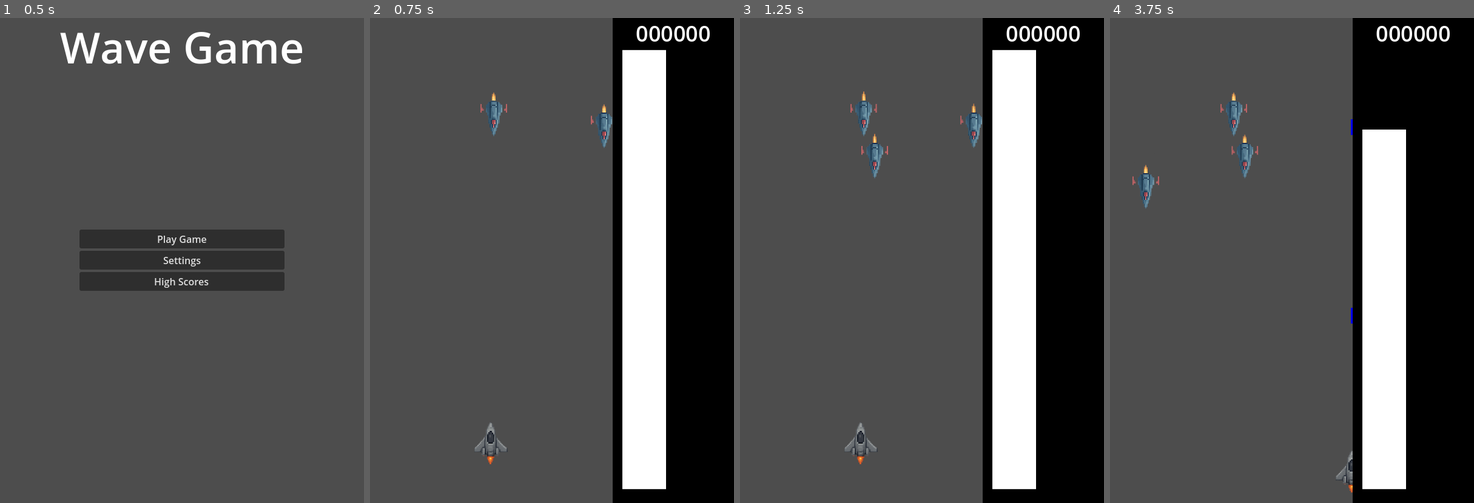
Above: before the commit, frames 1-4 (left to right).
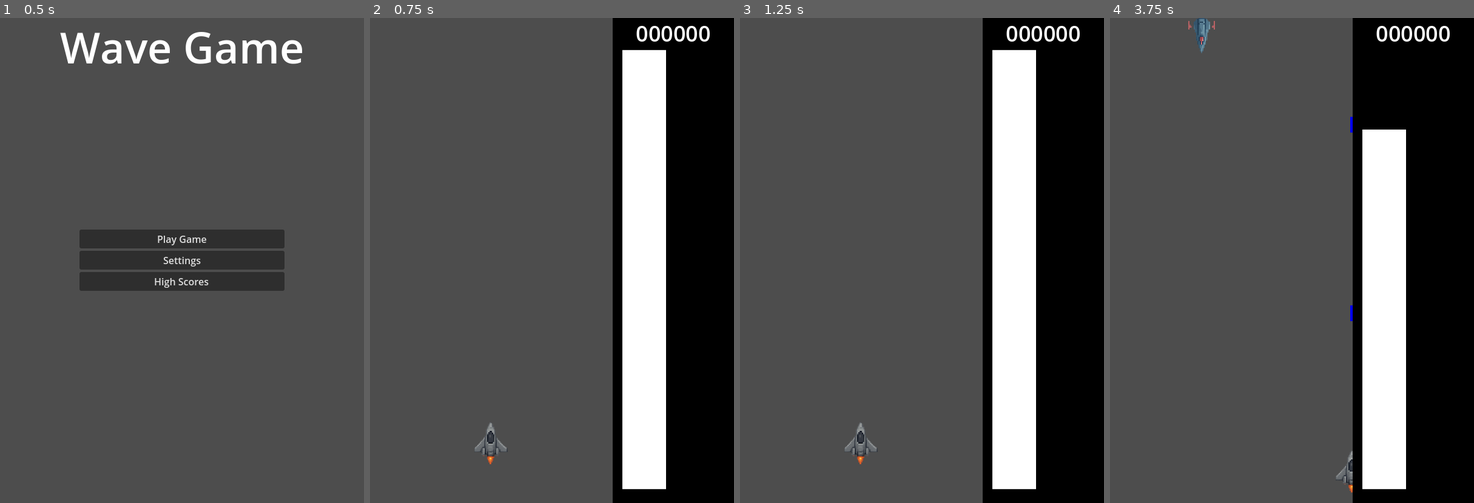
Above: after the commit, the same moments.

Repository: parkernalch/wave-jam
Game: Godot game, scene res://Scenes/Menus/menus.tscn
The game is run twice, just before and just after one commit, with the same random seed, the same clock (stepped at 60 frames per second) and the same inputs. The engine's default icon, where the game draws it, is replaced by a stand-in: a white triangle on a blue panel in a dark square.
Inputs (mouse positions are in pixels of both pictures, inside the frame that each line leads up to):
- Up to frame 1 (0.5 s): no input
- Up to frame 2 (0.75 s): click "Play Game" at 0.5 s
- Up to frame 3 (1.25 s): no input
- Up to frame 4 (3.75 s): move the mouse to (1372, 236) at 1.27 s; hold D (right) 1.28-2.03 s; hold Shift (boost) 1.28-2.03 s; move the mouse to (1219, 284) at 2.02 s; hold S (down) 2.03-2.78 s; click (1219, 284) at 2.1 s; move the mouse to (1328, 153) at 2.77 s; hold D (right) 2.78-3.53 s; hold Right mouse button (shoot) 2.78-3.53 s; move the mouse to (1273, 357) at 3.52 s; hold W (up) from 3.53 s (still down); tap Shift (boost) at 3.6 s

Frame 1 is identical in both runs. In frame 2, 0.5% of the frame differs, in the area x 30-67%, y 15-27%; in frame 3, 0.7%; in frame 4, 1.0%, in the area x 6-67%, y 0-63%.

Commit message:
Added EnemySpawner

Diff:
--- a/Entities/Enemy/Enemy.tscn
+++ b/Entities/Enemy/Enemy.tscn
@@ -49,8 +49,51 @@
 [sub_resource type="RectangleShape2D" id="RectangleShape2D_bkf3j"]
 size = Vector2(14.666668, 20.333334)
 
+[sub_resource type="Animation" id="Animation_flgk0"]
+length = 0.001
+tracks/0/type = "value"
+tracks/0/imported = false
+tracks/0/enabled = true
+tracks/0/path = NodePath(".:position")
+tracks/0/interp = 1
+tracks/0/loop_wrap = true
+tracks/0/keys = {
+"times": PackedFloat32Array(0),
+"transitions": PackedFloat32Array(1),
+"update": 0,
+"values": [Vector2(427, 145)]
+}
+
+[sub_resource type="Animation" id="Animation_ciybh"]
+resource_name = "move enemy 2"
+length = 2.0
+loop_mode = 1
+tracks/0/type = "value"
+tracks/0/imported = false
+tracks/0/enabled = true
+tracks/0/path = NodePath(".:position")
+tracks/0/interp = 1
+tracks/0/loop_wrap = true
+tracks/0/keys = {
+"times": PackedFloat32Array(0, 0.5, 2),
+"transitions": PackedFloat32Array(1, 1, 1),
+"update": 0,
+"values": [Vector2(440, 150), Vector2(440, 150), Vector2(-50, 300)]
+}
+
+[sub_resource type="Animation" id="Animation_t7hpb"]
+resource_name = "idle"
+
+[sub_resource type="AnimationLibrary" id="AnimationLibrary_vifcx"]
+_data = {
+&"RESET": SubResource("Animation_flgk0"),
+&"idle": SubResource("Animation_t7hpb"),
+&"move enemy 2": SubResource("Animation_ciybh")
+}
+
 [node name="Enemy" type="CharacterBody2D"]
 z_index = 99
+position = Vector2(427, 145)
 script = ExtResource("1_jd44d")
 
 [node name="AnimatedSprite2D" type="AnimatedSprite2D" parent="."]
@@ -66,3 +109,9 @@
 rotation = -3.1415925
 scale = Vector2(3, 3)
 shape = SubResource("RectangleShape2D_bkf3j")
+
+[node name="AnimationPlayer" type="AnimationPlayer" parent="."]
+libraries = {
+&"": SubResource("AnimationLibrary_vifcx")
+}
+autoplay = "idle"
--- /dev/null
+++ b/Entities/EnemySpawner/EnemySpawner.gd
@@ -0,0 +1,68 @@
+extends Node2D
+
+@export var wave_duration : float = 30.0
+@export var enemy_count_per_wave : int = 5
+@export var time_between_waves : float = 5.0
+@export var initial_delay : float = 3.0
+@export var spawn_min_x: int = 0
+@export var spawn_max_x: int = 400
+@export var spawn_y: int = 10
+@export var spawn_min_distance: float = 20.0
+
+var wave: int = 0
+
+@onready var Enemy = preload("res://Entities/Enemy/Enemy.tscn")
+
+var enemies = []
+var current_enemies = []
+
+# Called when the node enters the scene tree for the first time.
+func _ready() -> void:
+	enemies.append(Enemy);
+	TimerHelper.make_timer(self, wave_duration + time_between_waves, spawn_enemy_wave, false, true)
+	TimerHelper.make_timer(self, initial_delay, spawn_enemy_wave, true, true)
+
+
+func get_spawn_point() -> Vector2:
+	# Try to find a spawn X that is at least `spawn_min_distance` away
+	# from any existing enemy. After MAX_TRIES we fall back to a random
+	# position to avoid an infinite loop.
+	randomize()
+	const MAX_TRIES := 50
+	var tries := 0
+	while tries < MAX_TRIES:
+		var random_x = spawn_min_x + (randi() % max(1, spawn_max_x - spawn_min_x + 1))
+		var candidate = Vector2(random_x, spawn_y)
+		var ok := true
+		for e in current_enemies:
+			if e == null:
+				continue
+			var e_pos = e.position
+			if e.get_parent() != null:
+				e_pos = e.global_position
+			if candidate.distance_to(e_pos) <= spawn_min_distance:
+				ok = false
+				break
+		if ok:
+			return candidate
+		tries += 1
+	# fallback
+	var fallback_x = spawn_min_x + (randi() % max(1, spawn_max_x - spawn_min_x + 1))
+	return Vector2(fallback_x, spawn_y)
+
+func spawn_enemy_wave() -> void:
+	wave += 1
+	print("Spawning wave %d" % wave)
+	for i in range(0, enemy_count_per_wave + wave - 1):
+		if i == 0:
+			spawn_enemy_instance()
+		else:
+			TimerHelper.make_timer(self, i, spawn_enemy_instance, true, true)
+
+func spawn_enemy_instance() -> void:
+	randomize()
+	var random_enemy = randi() % enemies.size() - 1
+	var enemy_instance = enemies[random_enemy].instantiate()
+	enemy_instance.position = get_spawn_point()
+	current_enemies.append(enemy_instance)
+	get_parent().add_child(enemy_instance)
--- /dev/null
+++ b/Entities/EnemySpawner/EnemySpawner.tscn
@@ -0,0 +1,3 @@
+[gd_scene format=3 uid="uid://rlp4rxc1x15o"]
+
+[node name="EnemySpawner" type="Node2D"]
--- a/Entities/Player/Player.tscn
+++ b/Entities/Player/Player.tscn
@@ -50,7 +50,7 @@
 script = ExtResource("1_1des2")
 
 [node name="BulletSpawn" type="Node2D" parent="."]
-position = Vector2(0, -48.752)
+position = Vector2(-1.5624986, -54.687447)
 scale = Vector2(2.385526, 222.15538)
 
 [node name="AnimatedSprite2D" type="AnimatedSprite2D" parent="."]
--- a/Scenes/Game/game.tscn
+++ b/Scenes/Game/game.tscn
@@ -1,99 +1,12 @@
-[gd_scene load_steps=11 format=3 uid="uid://gf4gu3r0d4ub"]
+[gd_scene load_steps=6 format=3 uid="uid://gf4gu3r0d4ub"]
 
 [ext_resource type="PackedScene" uid="uid://cgbo4s8g2xsx7" path="res://Entities/Player/Player.tscn" id="1_mv0hc"]
 [ext_resource type="PackedScene" uid="uid://bjt85faac56m6" path="res://Scenes/Game/AmplitudeBar/AmplitudeBar.tscn" id="2_qikps"]
-[ext_resource type="PackedScene" uid="uid://bgq25fqnnfvvr" path="res://Entities/Enemy/Enemy.tscn" id="3_qikps"]
+[ext_resource type="PackedScene" uid="uid://rlp4rxc1x15o" path="res://Entities/EnemySpawner/EnemySpawner.tscn" id="3_qikps"]
+[ext_resource type="Script" uid="uid://r1wxwl14sbcy" path="res://Entities/EnemySpawner/EnemySpawner.gd" id="4_i1e5p"]
 
 [sub_resource type="LabelSettings" id="LabelSettings_ev4jc"]
 font_size = 36
-
-[sub_resource type="Animation" id="Animation_i1e5p"]
-length = 1.5
-tracks/0/type = "value"
-tracks/0/imported = false
-tracks/0/enabled = true
-tracks/0/path = NodePath("../Enemy3:position")
-tracks/0/interp = 1
-tracks/0/loop_wrap = true
-tracks/0/keys = {
-"times": PackedFloat32Array(1.5),
-"transitions": PackedFloat32Array(1),
-"update": 0,
-"values": [Vector2(-43, 362)]
-}
-tracks/1/type = "value"
-tracks/1/imported = false
-tracks/1/enabled = true
-tracks/1/path = NodePath(".:position")
-tracks/1/interp = 1
-tracks/1/loop_wrap = true
-tracks/1/keys = {
-"times": PackedFloat32Array(0),
-"transitions": PackedFloat32Array(1),
-"update": 0,
-"values": [Vector2(441, 115.000015)]
-}
-
-[sub_resource type="Animation" id="Animation_qikps"]
-resource_name = "move"
-length = 2.0
-loop_mode = 1
-tracks/0/type = "value"
-tracks/0/imported = false
-tracks/0/enabled = true
-tracks/0/path = NodePath(".:position")
-tracks/0/interp = 1
-tracks/0/loop_wrap = true
-tracks/0/keys = {
-"times": PackedFloat32Array(0, 1.5, 1.99),
-"transitions": PackedFloat32Array(1, 1, 1),
-"update": 0,
-"values": [Vector2(440, 150), Vector2(-50, 300), Vector2(-50, 300)]
-}
-
-[sub_resource type="AnimationLibrary" id="AnimationLibrary_ciybh"]
-_data = {
-&"RESET": SubResource("Animation_i1e5p"),
-&"move": SubResource("Animation_qikps")
-}
-
-[sub_resource type="Animation" id="Animation_flgk0"]
-length = 0.001
-tracks/0/type = "value"
-tracks/0/imported = false
-tracks/0/enabled = true
-tracks/0/path = NodePath(".:position")
-tracks/0/interp = 1
-tracks/0/loop_wrap = true
-tracks/0/keys = {
-"times": PackedFloat32Array(0),
-"transitions": PackedFloat32Array(1),
-"update": 0,
-"values": [Vector2(427, 145)]
-}
-
-[sub_resource type="Animation" id="Animation_ciybh"]
-resource_name = "move enemy 2"
-length = 2.0
-loop_mode = 1
-tracks/0/type = "value"
-tracks/0/imported = false
-tracks/0/enabled = true
-tracks/0/path = NodePath(".:position")
-tracks/0/interp = 1
-tracks/0/loop_wrap = true
-tracks/0/keys = {
-"times": PackedFloat32Array(0, 0.5, 2),
-"transitions": PackedFloat32Array(1, 1, 1),
-"update": 0,
-"values": [Vector2(440, 150), Vector2(440, 150), Vector2(-50, 300)]
-}
-
-[sub_resource type="AnimationLibrary" id="AnimationLibrary_vifcx"]
-_data = {
-&"RESET": SubResource("Animation_flgk0"),
-&"move enemy 2": SubResource("Animation_ciybh")
-}
 
 [node name="Game" type="Node2D"]
 
@@ -140,23 +53,5 @@
 offset_bottom = 1087.0
 scale = Vector2(1.2400012, 1)
 
-[node name="Enemy" parent="." instance=ExtResource("3_qikps")]
-position = Vector2(204.00002, 147)
-
-[node name="Enemy2" parent="." instance=ExtResource("3_qikps")]
-position = Vector2(441, 115.000015)
-
-[node name="AnimationPlayer" type="AnimationPlayer" parent="Enemy2"]
-libraries = {
-&"": SubResource("AnimationLibrary_ciybh")
-}
-autoplay = "move"
-
-[node name="Enemy3" parent="." instance=ExtResource("3_qikps")]
-position = Vector2(427, 145)
-
-[node name="AnimationPlayer" type="AnimationPlayer" parent="Enemy3"]
-libraries = {
-&"": SubResource("AnimationLibrary_vifcx")
-}
-autoplay = "move enemy 2"
+[node name="EnemySpawner" parent="." instance=ExtResource("3_qikps")]
+script = ExtResource("4_i1e5p")
Not shown: 1 places in Entities/Enemy/Enemy.tscn that only renumber resources
